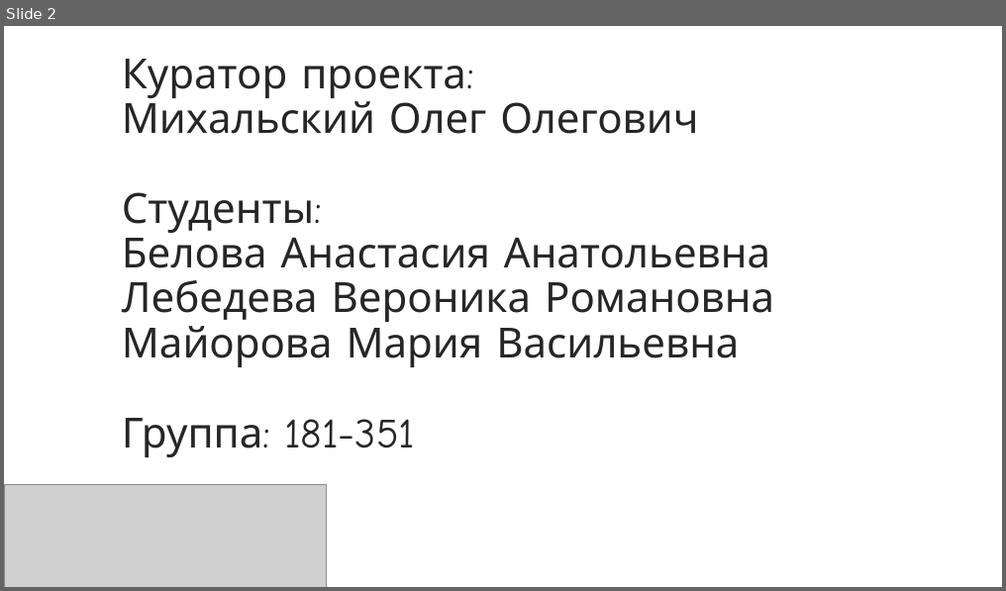
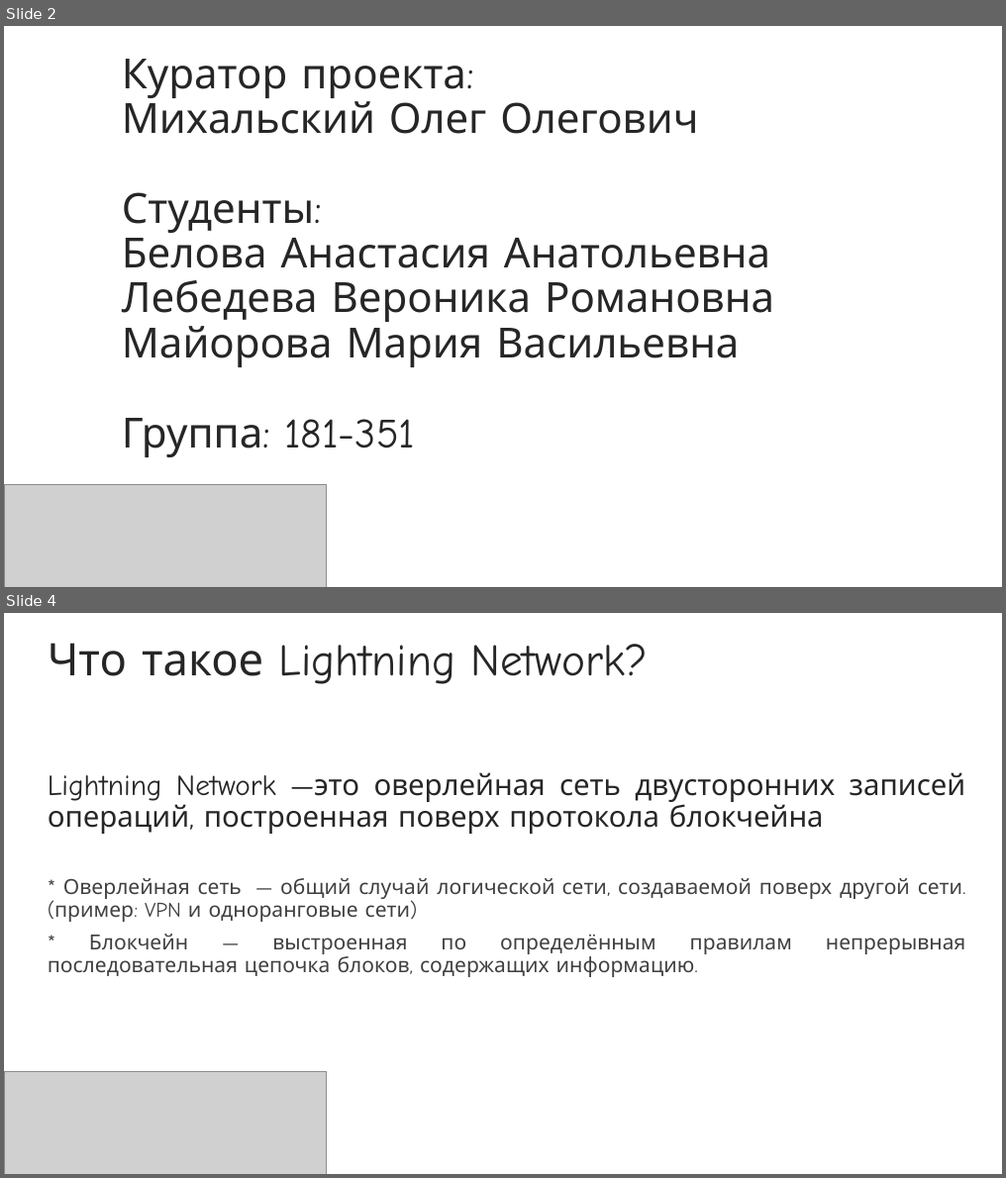
Before and after one commit to NikaLeb/181_351_testingLN, a slide deck: Lightning_Network.pptx. Shown one above the other, each under a label of ours: slide 2 before the commit, slides 2 and 4 after it; the slides between them are not shown. The pictures are 1006x591 and 1006x1178 pixels, drawn with LibreOffice and Linux fonts; fonts in the diff are those of the drawing; grey boxes stand for pictures; background and template pictures are left out. Boxes give left, top, right and bottom in pixels: in the first picture for what was removed or moved away, otherwise in the second. Text is boxed around its words. In the diff, an @@ line names an element or a change of style, - is before the commit and + after.

```diff
--- a/Lightning_Network.pptx
+++ b/Lightning_Network.pptx
@@ slide 4 added at (4,613,1002,1174), background picture (left out) @@
@@ title added at (48,643,648,684), 43.2 pt, text #262626 @@
+Что такое Lightning Network?
@@ subtitle added at (48,772,966,977), 20 pt, text #404040 @@
+Lightning Network —это оверлейная сеть двусторонних записей операций, построенная поверх протокола блокчейна
+* Оверлейная сеть — общий случай логической сети, создаваемой поверх другой сети. (пример: VPN и одноранговые сети)
+* Блокчейн — выстроенная по определённым правилам непрерывная последовательная цепочка блоков, содержащих информацию.
@@ picture added at (4,1071,327,1174) @@
```
Also in this commit, not shown: 10 other slides added, 9 slides removed.
